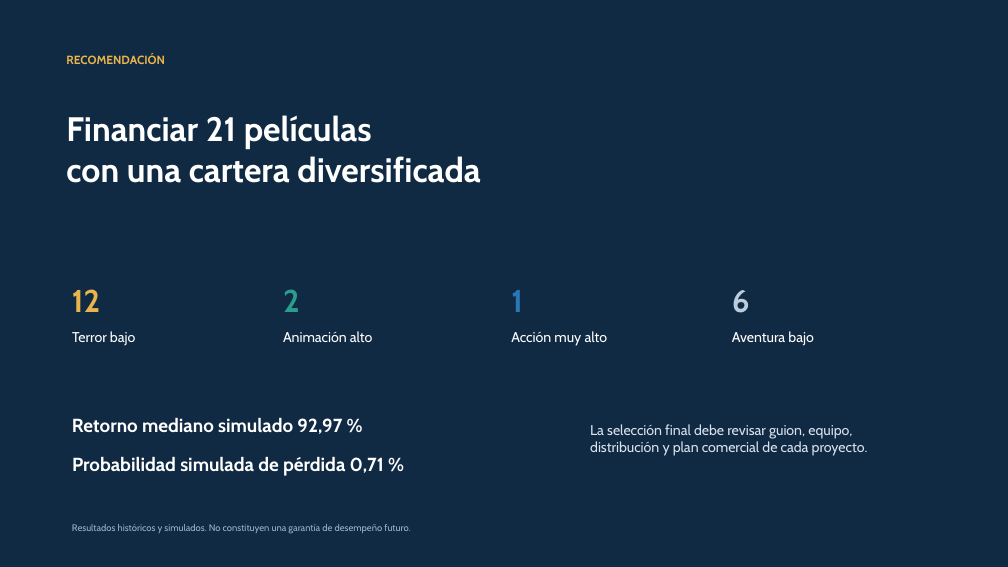
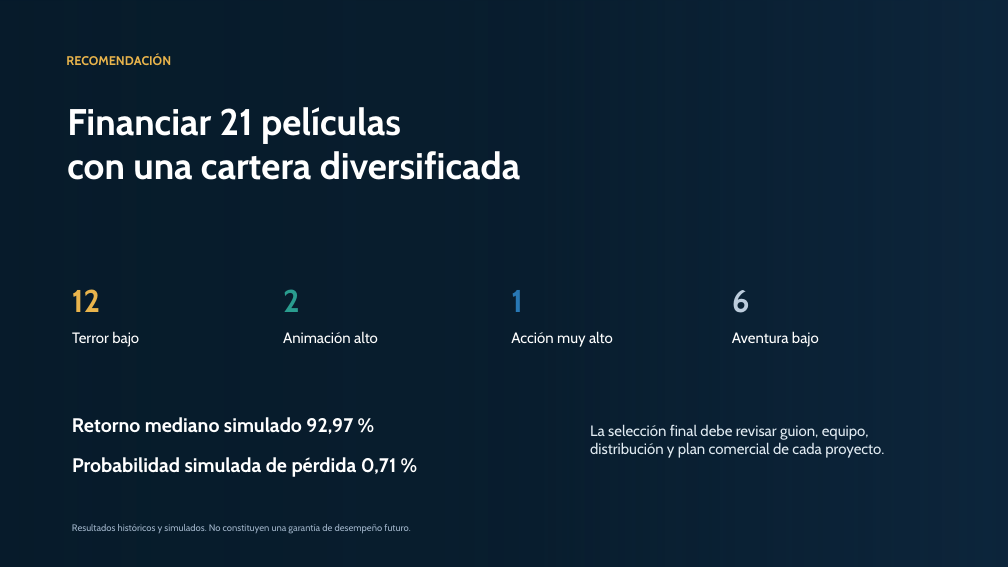
Before and after one commit to alvareezvicente-code/Vicente-Alvarez-programacion-analitica-2, a slide deck: slide 8 of salidas/presentacion_arroyo_capital.pptx. Drawn at 1008x567 pixels with LibreOffice and Linux fonts; fonts in the diff are those of the drawing; background and template pictures are left out. Boxes give left, top, right and bottom in pixels: in the first picture for what was removed or moved away, otherwise in the second. Text is boxed around its words. In the diff, an @@ line names an element or a change of style, - is before the commit and + after.

```diff
--- a/salidas/presentacion_arroyo_capital.pptx
+++ b/salidas/presentacion_arroyo_capital.pptx
@@ rectangle added at (0,0,1008,567), fill gradient #071B2A @@
@@ text "RECOMENDACIÓN" at (66,54,171,65): size 11.2 to 12 pt @@
@@ text "Financiar 21 películas": place and size @@
-text "Financiar 21 películas" at (66,115,480,183)
+text "Financiar 21 películas" at (67,107,520,180)
@@ text "Financiar 21 películas" at (67,107,520,180): size 32.2 to 35.2 pt @@
@@ size 13.5 to 14.2 pt in 4 elements at (72,331,139,347), (283,331,378,343), (511,331,613,347), (732,331,819,347) @@
@@ text "Retorno mediano simulado 92,97 %" at (72,417,353,434): size 18 to 18.8 pt @@
@@ text "La selección final debe revisar ..." at (590,424,884,458): size 13.5 to 14.2 pt, text colour #D9E2EC to #E1EBF2 @@
@@ text "Probabilidad simulada de pérdida 0,71 ..." at (72,457,396,477): size 18 to 18.8 pt @@
```
Also in this commit, not shown: 7 other slides changed.
